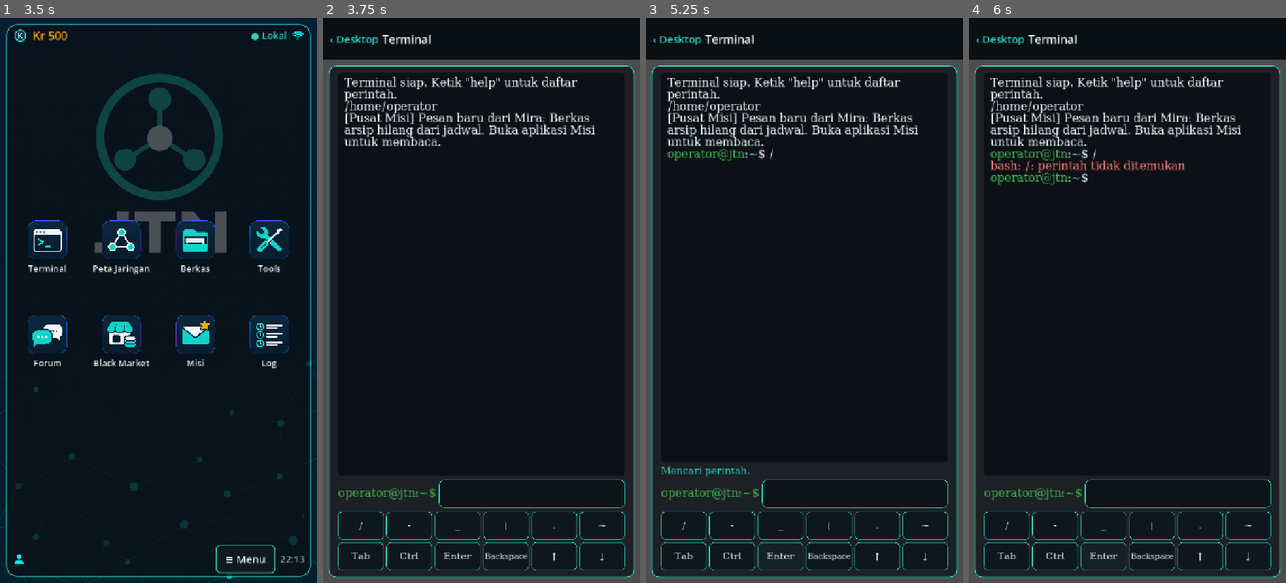
Above: before the commit, frames 1-4 (left to right).
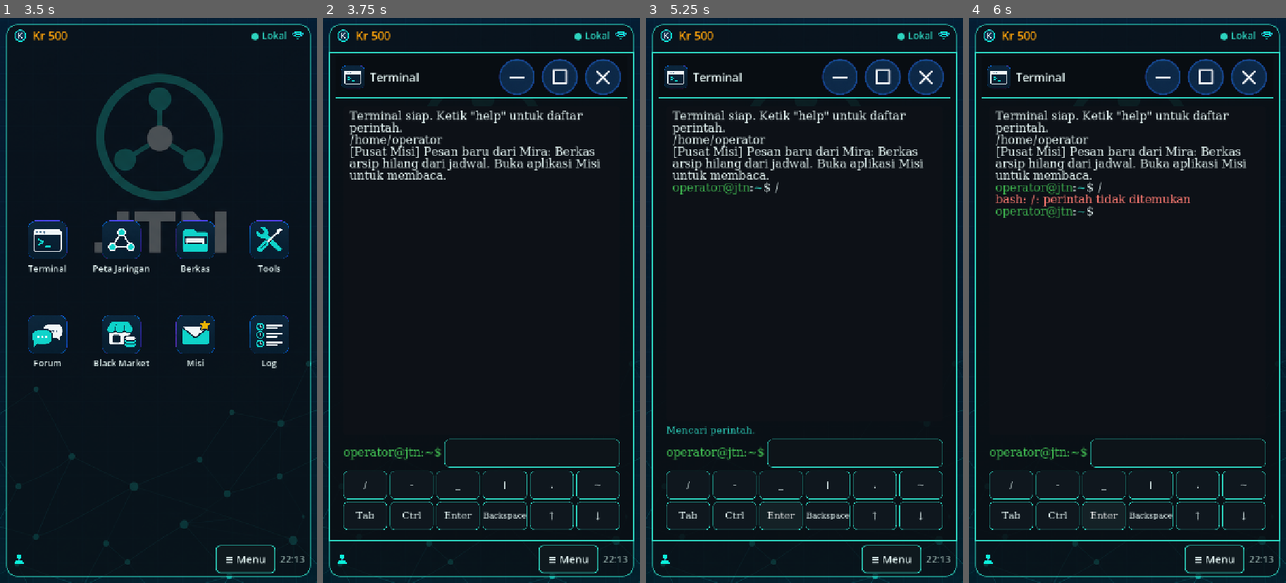
Above: after the commit, the same moments.

Repository: hadydaw/game-baru
Game: Godot game, scene res://scenes/main.tscn
The game is run twice, just before and just after one commit, with the same random seed, the same clock (stepped at 60 frames per second) and the same inputs.
Inputs (mouse positions are in pixels of both pictures, inside the frame that each line leads up to):
- Up to frame 1 (3.5 s): tap Enter at 0.5 s; move the mouse to (228, 272) at 0.52 s; click (228, 272) at 0.67 s; tap Space at 1.25 s; drag from (95, 328) to (142, 413) at 1.27 s; move the mouse to (190, 176) at 2.02 s; click (190, 176) at 2.17 s; click "> Sesi Baru" at 2.75 s
- Up to frame 2 (3.75 s): click (370, 249) at 3.52 s
- Up to frame 3 (5.25 s): click "/" at 4.25 s; click "Enter" at 5 s
- Up to frame 4 (6 s): click "Enter" at 5.75 s

Frame 1 is identical in both runs. In frame 2, 18% of the frame differs, in the area x 0-100%, y 0-100%; in frame 3, 19%; in frame 4, 20%.

Commit message:
Tahap 1 Desktop portrait: manajer jendela aplikasi
- JendelaAplikasi: title bar dengan ikon dan tombol minimize, maximize, close dari aset win_*
- ManajerJendela: buka, fokus, minimize, pulihkan, maximize, tutup, daftar untuk taskbar
- Jendela mengisi area kerja di antara panel atas dan taskbar (portrait)
- Aplikasi dibuka sebagai jendela; Desktop tetap terlihat di belakang
- Tes: test_manajer_jendela.gd (12 tes)

Co-Authored-By: Claude Haiku 5.5 <noreply@anthropic.com>
Claude-Session: https://claude.ai/code/session_011EntzauCRjaaLbaamXun78

Diff:
--- /dev/null
+++ b/tests/test_manajer_jendela.gd
@@ -0,0 +1,110 @@
+extends GutTest
+
+# Uji manajer jendela untuk Android portrait: buka, fokus, minimize, pulihkan, maximize, dan tutup.
+
+const IKON := "res://assets/ikon/aplikasi/app_terminal.png"
+const KERJA := Rect2(Vector2(14, 90), Vector2(692, 1000))
+const PENUH := Rect2(Vector2(14, 14), Vector2(692, 1252))
+
+var m: ManajerJendela
+
+func before_each() -> void:
+	m = ManajerJendela.new()
+	add_child(m)
+	m.atur_area(KERJA, PENUH)
+
+func after_each() -> void:
+	remove_child(m)
+	m.free()
+
+func _buka(id: String) -> JendelaAplikasi:
+	return m.buka(id, id.capitalize(), IKON, Control.new())
+
+func test_buka_menambah_jendela_dan_menjadi_aktif() -> void:
+	_buka("terminal")
+	assert_eq(m.jumlah(), 1)
+	assert_true(m.ada("terminal"))
+	assert_eq(m.aktif(), "terminal")
+
+func test_buka_ulang_memfokuskan_tanpa_duplikasi() -> void:
+	_buka("terminal")
+	_buka("peta")
+	_buka("terminal")
+	assert_eq(m.jumlah(), 2, "tidak ada jendela ganda")
+	assert_eq(m.aktif(), "terminal", "jendela yang dibuka ulang menjadi aktif")
+
+func test_jendela_mengisi_area_kerja() -> void:
+	var j := _buka("terminal")
+	assert_eq(j.position, KERJA.position)
+	assert_eq(j.size, KERJA.size)
+
+func test_minimize_menyembunyikan_dan_daftar_tetap_ada() -> void:
+	var j := _buka("terminal")
+	m.minimize("terminal")
+	assert_false(j.visible)
+	assert_true(j.diminimize)
+	assert_true(m.ada("terminal"), "jendela tetap terdaftar di taskbar")
+	assert_eq(m.aktif(), "", "tidak ada jendela aktif")
+
+func test_fokus_memulihkan_jendela_yang_diminimize() -> void:
+	var j := _buka("terminal")
+	m.minimize("terminal")
+	m.fokus("terminal")
+	assert_true(j.visible)
+	assert_false(j.diminimize)
+	assert_eq(m.aktif(), "terminal")
+
+func test_fokus_menaikkan_jendela_ke_atas() -> void:
+	_buka("terminal")
+	_buka("peta")
+	m.fokus("terminal")
+	assert_eq(m.aktif(), "terminal")
+	var terakhir: JendelaAplikasi = m.get_child(m.get_child_count() - 1)
+	assert_eq(terakhir.id, "terminal", "jendela aktif tampil paling atas")
+
+func test_minimize_jendela_aktif_memilih_jendela_sebelumnya() -> void:
+	_buka("terminal")
+	_buka("peta")
+	m.minimize("peta")
+	assert_eq(m.aktif(), "terminal", "jendela lain yang terlihat menjadi aktif")
+
+func test_maximize_mengisi_layar_penuh_lalu_kembali() -> void:
+	var j := _buka("terminal")
+	m.toggle_maksimal("terminal")
+	assert_true(j.maksimal)
+	assert_eq(j.size, PENUH.size)
+	m.toggle_maksimal("terminal")
+	assert_false(j.maksimal)
+	assert_eq(j.size, KERJA.size)
+
+func test_tutup_menghapus_jendela() -> void:
+	_buka("terminal")
+	_buka("peta")
+	m.tutup("terminal")
+	assert_false(m.ada("terminal"))
+	assert_eq(m.jumlah(), 1)
+	assert_eq(m.aktif(), "peta")
+
+func test_tutup_jendela_terakhir_tanpa_aktif() -> void:
+	_buka("terminal")
+	m.tutup("terminal")
+	assert_eq(m.jumlah(), 0)
+	assert_eq(m.aktif(), "")
+
+func test_daftar_taskbar_berurutan_dengan_status() -> void:
+	_buka("terminal")
+	_buka("peta")
+	m.minimize("terminal")
+	var d := m.daftar()
+	assert_eq(d.size(), 2)
+	assert_eq(String(d[0]["id"]), "terminal")
+	assert_true(bool(d[0]["diminimize"]))
+	assert_false(bool(d[0]["aktif"]))
+	assert_eq(String(d[1]["id"]), "peta")
+	assert_true(bool(d[1]["aktif"]))
+
+func test_atur_area_berlaku_untuk_jendela_terbuka() -> void:
+	var j := _buka("terminal")
+	var baru := Rect2(Vector2(0, 80), Vector2(720, 1100))
+	m.atur_area(baru, Rect2(Vector2(0, 0), Vector2(720, 1280)))
+	assert_eq(j.size, baru.size)
--- a/ui/desktop_view.gd
+++ b/ui/desktop_view.gd
@@ -23,6 +23,9 @@
 const WALL_POTRET := "res://assets/wallpaper/wp_potret.png"
 const WALL_LANSKAP := "res://assets/wallpaper/wp_lanskap.png"
 const JARAK_BINGKAI := 14
+# Tinggi panel atas dan taskbar. Jendela aplikasi mengisi ruang di antara keduanya.
+const TINGGI_PANEL := 64
+const TINGGI_TASKBAR := 80
 
 # Nilai awal. Saldo dan koneksi akan diganti saat sistem ekonomi dan jaringan dibuat.
 const SALDO_AWAL := 500
@@ -35,6 +38,12 @@
         if a["id"] == id:
             return a["nama"]
     return id
+
+static func ikon_aplikasi(id: String) -> String:
+    for a in APLIKASI:
+        if a["id"] == id:
+            return a["ikon"]
+    return ""
 
 var _wallpaper: TextureRect
 var _margin: MarginContainer
--- /dev/null
+++ b/ui/jendela_aplikasi.gd
@@ -0,0 +1,91 @@
+class_name JendelaAplikasi
+extends PanelContainer
+
+# Jendela aplikasi untuk Android portrait: title bar dengan ikon, judul, dan tombol minimize,
+# maximize, close. Tidak ada drag atau resize. Posisi dan ukuran diatur ManajerJendela.
+
+signal fokus_diminta(id: String)
+signal minimize_diminta(id: String)
+signal maximize_diminta(id: String)
+signal tutup_diminta(id: String)
+
+const TINGGI_HEADER := 88
+const UKURAN_TOMBOL := 88
+const JARAK_KONTEN := 10
+
+const JENDELA_DIR := "res://assets/ikon/jendela/"
+
+var id := ""
+var judul := ""
+var maksimal := false
+var diminimize := false
+
+var _area: Control
+
+# Dipanggil sebelum node masuk pohon. Membangun seluruh isi jendela.
+func setup(p_id: String, p_judul: String, p_ikon: String, konten: Control) -> void:
+    id = p_id
+    judul = p_judul
+    add_theme_stylebox_override("panel", Tema.kotak(Tema.LATAR_PANEL, Tema.TEAL, 2, 0))
+    mouse_filter = Control.MOUSE_FILTER_STOP
+
+    var kolom := VBoxContainer.new()
+    kolom.add_theme_constant_override("separation", 0)
+    add_child(kolom)
+
+    var header := PanelContainer.new()
+    header.add_theme_stylebox_override("panel", Tema.header_bawah(Tema.LATAR_HEADER, Tema.TEAL))
+    header.custom_minimum_size = Vector2(0, TINGGI_HEADER)
+    kolom.add_child(header)
+    var baris := HBoxContainer.new()
+    baris.add_theme_constant_override("separation", 10)
+    header.add_child(baris)
+
+    var ikon := TextureRect.new()
+    ikon.texture = load(p_ikon) as Texture2D
+    ikon.expand_mode = TextureRect.EXPAND_IGNORE_SIZE
+    ikon.stretch_mode = TextureRect.STRETCH_KEEP_ASPECT_CENTERED
+    ikon.custom_minimum_size = Vector2(56, 56)
+    ikon.size_flags_vertical = Control.SIZE_SHRINK_CENTER
+    ikon.mouse_filter = Control.MOUSE_FILTER_IGNORE
+    baris.add_child(ikon)
+
+    var label := Tema.label(p_judul, Tema.TEKS, 26)
+    label.size_flags_horizontal = Control.SIZE_EXPAND_FILL
+    label.vertical_alignment = VERTICAL_ALIGNMENT_CENTER
+    label.clip_text = true
+    baris.add_child(label)
+
+    baris.add_child(_tombol("minimize", func(): minimize_diminta.emit(id)))
+    baris.add_child(_tombol("maximize", func(): maximize_diminta.emit(id)))
+    baris.add_child(_tombol("close", func(): tutup_diminta.emit(id)))
+
+    var margin := MarginContainer.new()
+    margin.size_flags_vertical = Control.SIZE_EXPAND_FILL
+    Tema.margin_seragam(margin, JARAK_KONTEN)
+    kolom.add_child(margin)
+    _area = Control.new()
+    _area.size_flags_vertical = Control.SIZE_EXPAND_FILL
+    _area.clip_contents = true
+    margin.add_child(_area)
+    konten.set_anchors_and_offsets_preset(Control.PRESET_FULL_RECT)
+    _area.add_child(konten)
+
+    gui_input.connect(_saat_input)
+
+# Klik pada area jendela (di luar tombol) memfokuskan jendela ini.
+func _saat_input(e: InputEvent) -> void:
+    if e is InputEventMouseButton and e.pressed:
+        fokus_diminta.emit(id)
+
+# Tombol gambar dari aset jendela. Keadaan tekan memakai file *_tekan.png.
+func _tombol(nama: String, aksi: Callable) -> TextureButton:
+    var t := TextureButton.new()
+    t.texture_normal = load(JENDELA_DIR + "win_%s_normal.png" % nama) as Texture2D
+    t.texture_pressed = load(JENDELA_DIR + "win_%s_tekan.png" % nama) as Texture2D
+    t.ignore_texture_size = true
+    t.stretch_mode = TextureButton.STRETCH_KEEP_ASPECT_CENTERED
+    t.custom_minimum_size = Vector2(UKURAN_TOMBOL, UKURAN_TOMBOL)
+    t.focus_mode = Control.FOCUS_NONE
+    t.pressed.connect(aksi)
+    return t
--- a/ui/main_controller.gd
+++ b/ui/main_controller.gd
@@ -9,7 +9,7 @@
 const LOGO := "res://assets/logo/logo_jtn.png"
 
 var _desktop: DesktopView
-var _frame: AppFrame
+var _jendela: ManajerJendela
 var _konfirmasi: KonfirmasiPanel
 var _aman := Vector4.ZERO  # kiri, atas, kanan, bawah dalam satuan viewport
 
@@ -31,8 +31,7 @@
             anak.size = vp
     if is_instance_valid(_desktop):
         _desktop.atur_aman(_aman)
-    if is_instance_valid(_frame):
-        _frame.atur_aman(_aman)
+    _atur_area_jendela()
     if is_instance_valid(_konfirmasi):
         _konfirmasi.atur_aman(_aman)
 
@@ -127,6 +126,26 @@
     add_child(_desktop)
     _desktop.position = Vector2.ZERO
     _desktop.size = size
+    _jendela = ManajerJendela.new()
+    add_child(_jendela)
+    _jendela.position = Vector2.ZERO
+    _jendela.size = size
+    _atur_area_jendela()
+
+# Area kerja jendela: di antara panel atas dan taskbar, di dalam bingkai Desktop.
+# Area penuh (maximize) menutupi panel dan taskbar, tetapi tetap di dalam area aman.
+func _atur_area_jendela() -> void:
+    if not is_instance_valid(_jendela):
+        return
+    var vp := size
+    var tepi := DesktopView.JARAK_BINGKAI
+    var kiri := _aman.x + tepi
+    var kanan := vp.x - _aman.z - tepi
+    var atas := _aman.y + tepi
+    var bawah := vp.y - _aman.w - tepi
+    var kerja := Rect2(Vector2(kiri, atas + DesktopView.TINGGI_PANEL), Vector2(kanan - kiri, bawah - atas - DesktopView.TINGGI_PANEL - DesktopView.TINGGI_TASKBAR))
+    var penuh := Rect2(Vector2(kiri, atas), Vector2(kanan - kiri, bawah - atas))
+    _jendela.atur_area(kerja, penuh)
 
 # Kembali ke menu tidak menghapus apa pun: sesi disimpan dulu, lalu Desktop ditutup.
 # Pemain bisa memilih Lanjutkan di menu untuk meneruskan dari posisi yang sama.
@@ -144,29 +163,16 @@
     if not Penyimpanan.simpan_sesi(SesiUtama.ambil()):
         push_warning("Sesi gagal disimpan; tetap di Desktop agar data tidak hilang.")
         return
-    if is_instance_valid(_frame):
-        _frame.queue_free()
-    _frame = null
+    if is_instance_valid(_jendela):
+        _jendela.queue_free()
+    _jendela = null
     if is_instance_valid(_desktop):
         _desktop.queue_free()
     _desktop = null
     _tampilkan_menu()
 
 func _buka_aplikasi(id: String) -> void:
-    _desktop.visible = false
-    _frame = AppFrame.new()
-    _frame.aman = _aman
-    add_child(_frame)
-    _frame.position = Vector2.ZERO
-    _frame.size = size
-    _frame.kembali.connect(_tutup_aplikasi)
-    _frame.setup(DesktopView.nama_aplikasi(id), _buat_konten(id))
-
-func _tutup_aplikasi() -> void:
-    if is_instance_valid(_frame):
-        _frame.queue_free()
-    _frame = null
-    _desktop.visible = true
+    _jendela.buka(id, DesktopView.nama_aplikasi(id), DesktopView.ikon_aplikasi(id), _buat_konten(id))
 
 func _buat_konten(id: String) -> Control:
     match id:
--- /dev/null
+++ b/ui/manajer_jendela.gd
@@ -0,0 +1,118 @@
+class_name ManajerJendela
+extends Control
+
+# Mengatur jendela aplikasi di Android portrait. Satu jendela per aplikasi.
+# Jendela terbuka mengisi area kerja (di antara panel atas dan taskbar). Maximize menutupi
+# seluruh layar. Jendela yang diminimize tetap terdaftar dan bisa dipulihkan lewat taskbar.
+
+signal daftar_berubah
+
+# Urutan dari bawah ke atas. Jendela terakhir adalah yang aktif dan tampil di atas.
+var _jendela: Array = []
+var _area_kerja := Rect2()
+var _area_penuh := Rect2()
+
+func _ready() -> void:
+    # Area kosong tidak menangkap sentuhan: sentuhan diteruskan ke Desktop di bawahnya.
+    mouse_filter = Control.MOUSE_FILTER_IGNORE
+
+# Area diberikan oleh MainController setiap ukuran layar berubah.
+func atur_area(kerja: Rect2, penuh: Rect2) -> void:
+    _area_kerja = kerja
+    _area_penuh = penuh
+    for j in _jendela:
+        _terapkan_rect(j)
+
+# Membuka jendela. Jika aplikasi sudah terbuka, jendela itu dipulihkan dan difokuskan, tidak diduplikasi.
+func buka(id: String, judul: String, ikon: String, konten: Control) -> JendelaAplikasi:
+    var ada := _cari(id)
+    if ada != null:
+        fokus(id)
+        return ada
+    var j := JendelaAplikasi.new()
+    j.setup(id, judul, ikon, konten)
+    j.fokus_diminta.connect(fokus)
+    j.minimize_diminta.connect(minimize)
+    j.maximize_diminta.connect(toggle_maksimal)
+    j.tutup_diminta.connect(tutup)
+    add_child(j)
+    _jendela.append(j)
+    _terapkan_rect(j)
+    fokus(id)
+    return j
+
+# Memfokuskan jendela: memulihkan jika diminimize, lalu menaikkan ke urutan teratas.
+func fokus(id: String) -> void:
+    var j := _cari(id)
+    if j == null:
+        return
+    if j.diminimize:
+        j.diminimize = false
+        j.visible = true
+    _jendela.erase(j)
+    _jendela.append(j)
+    move_child(j, get_child_count() - 1)
+    daftar_berubah.emit()
+
+func minimize(id: String) -> void:
+    var j := _cari(id)
+    if j == null:
+        return
+    j.diminimize = true
+    j.visible = false
+    daftar_berubah.emit()
+
+func toggle_maksimal(id: String) -> void:
+    var j := _cari(id)
+    if j == null:
+        return
+    j.maksimal = not j.maksimal
+    _terapkan_rect(j)
+    daftar_berubah.emit()
+
+# Menutup jendela dan membebaskan kontennya. Progres permainan tetap tersimpan di sesi.
+func tutup(id: String) -> void:
+    var j := _cari(id)
+    if j == null:
+        return
+    _jendela.erase(j)
+    j.queue_free()
+    daftar_berubah.emit()
+
+func ada(id: String) -> bool:
+    return _cari(id) != null
+
+func jumlah() -> int:
+    return _jendela.size()
+
+# Id jendela yang sedang aktif (paling atas dan tidak diminimize). Kosong jika tidak ada.
+func aktif() -> String:
+    for i in range(_jendela.size() - 1, -1, -1):
+        var j: JendelaAplikasi = _jendela[i]
+        if not j.diminimize:
+            return j.id
+    return ""
+
+# Daftar untuk taskbar, dari jendela pertama dibuka sampai terakhir.
+func daftar() -> Array:
+    var hasil: Array = []
+    var aktif_id := aktif()
+    for j in _jendela:
+        hasil.append({
+            "id": j.id,
+            "judul": j.judul,
+            "aktif": j.id == aktif_id,
+            "diminimize": j.diminimize,
+        })
+    return hasil
+
+func _cari(id: String) -> JendelaAplikasi:
+    for j in _jendela:
+        if j.id == id:
+            return j
+    return null
+
+func _terapkan_rect(j: JendelaAplikasi) -> void:
+    var r := _area_penuh if j.maksimal else _area_kerja
+    j.position = r.position
+    j.size = r.size
Not shown, added: tests/test_manajer_jendela.gd.uid
Not shown, added: ui/jendela_aplikasi.gd.uid
Not shown, added: ui/manajer_jendela.gd.uid
